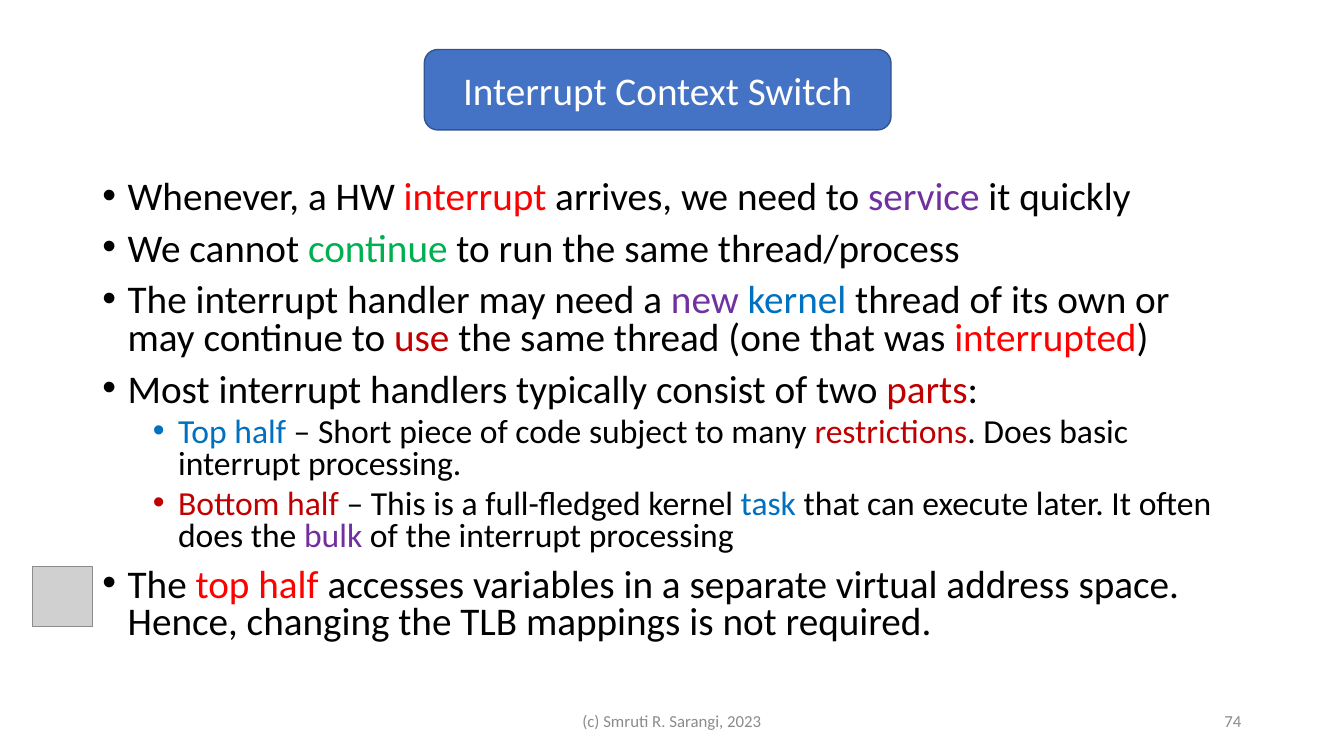
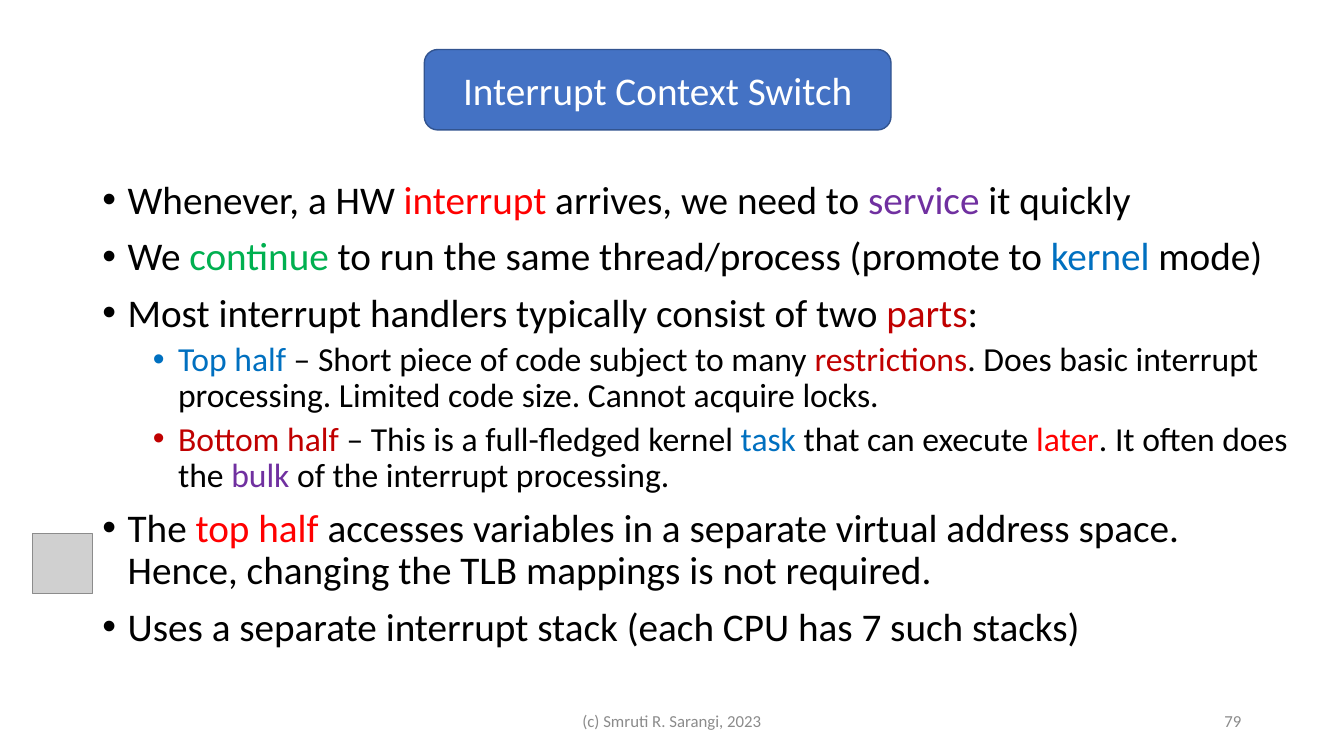
Before and after one commit to srsarangi/srsarangi.github.io, a slide deck: slide 79 of osbook/slides/3.processes.pptx (slide 74 before the commit). Drawn at 1344x756 pixels with LibreOffice and Linux fonts; fonts in the diff are those of the drawing; grey boxes stand for pictures. Boxes give left, top, right and bottom in pixels: in the first picture for what was removed or moved away, otherwise in the second. Text is boxed around its words. In the diff, an @@ line names an element or a change of style, - is before the commit and + after.

```diff
--- a/osbook/slides/3.processes.pptx
+++ b/osbook/slides/3.processes.pptx
@@ text at [128,186,1180,591]: line spacing 0.8 to 0.9 @@
@@ text at [128,241,1262,277]: text changed @@
-• We cannot continue to run the same thread/process
-• The interrupt handler may need a new kernel thread of its own or may continue to use the same thread (one that was interrupted)
+• We continue to run the same thread/process (promote to kernel mode)
@@ text at [178,347,1287,493]: text changed @@
-  • Top half – Short piece of code subject to many restrictions. Does basic interrupt processing.
-  • Bottom half – This is a full-fledged kernel task that can execute later. It often does the bulk of the interrupt processing
+  • Top half – Short piece of code subject to many restrictions. Does basic interrupt processing. Limited code size. Cannot acquire locks.
+  • Bottom half – This is a full-fledged kernel task that can execute later. It often does the bulk of the interrupt processing.
@@ picture: place and size @@
-picture at [32,567,93,627]
+picture at [32,533,93,594]
@@ text at [128,612,1079,648]: paragraph added @@
+• Uses a separate interrupt stack (each CPU has 7 such stacks)
@@ page number at [1224,716,1241,727]: text changed @@
-74
+79
```
Also in this commit, not shown: 12 other slides changed, 5 slides added, 1 slide removed.
